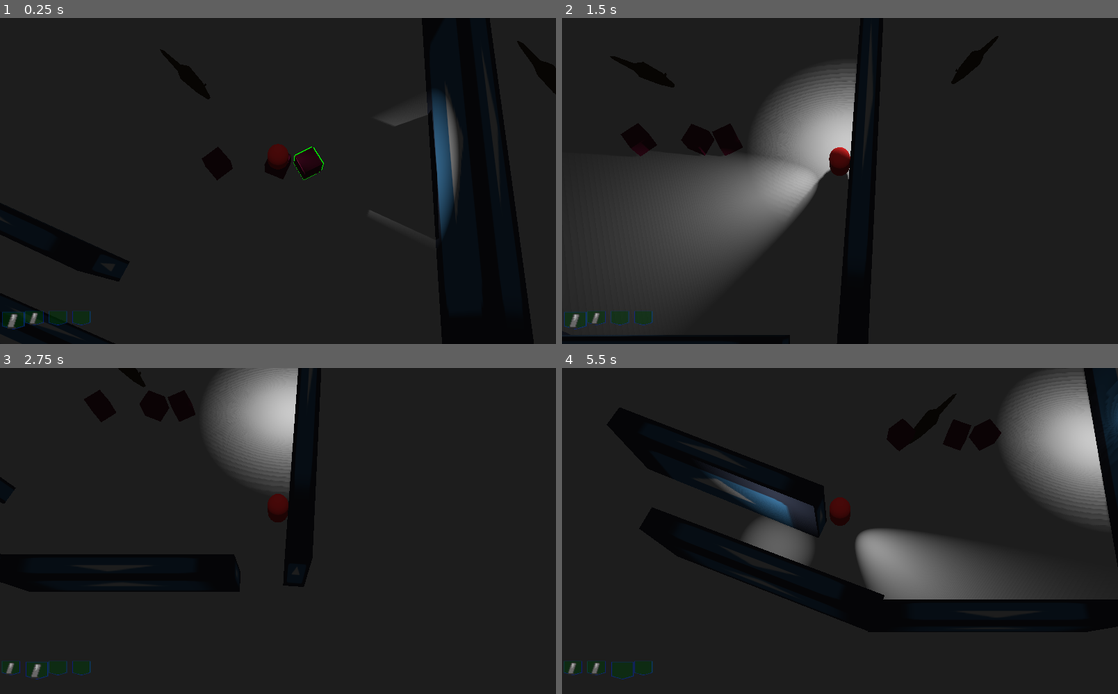
Above: before the commit, frames 1-4 (two rows, left to right).
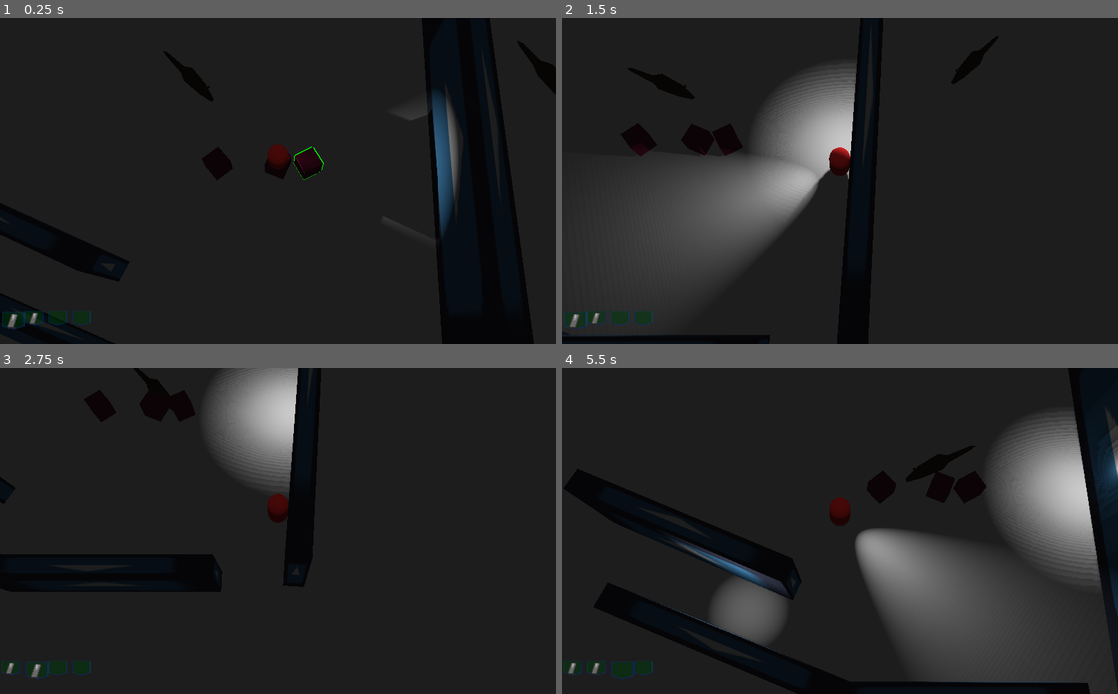
Above: after the commit, the same moments.

Repository: ghfox/overhead3dconv
Game: Godot game, scene res://Scn/Room.tscn
Same seed, same stepped clock (60 frames per second), same inputs: the game is played once before the commit and once after it. The engine's default icon, where the game draws it, is replaced by a stand-in: a white triangle on a blue panel in a dark square.
Inputs (mouse positions are in pixels of both pictures, inside the frame that each line leads up to):
- Up to frame 1 (0.25 s): no input
- Up to frame 2 (1.5 s): move the mouse to (962, 164) at 0.52 s; hold D 0.53-1.28 s; click (962, 164) at 0.6 s; move the mouse to (728, 197) at 1.27 s; hold S from 1.28 s (still down); tap Shift (focus_ability) at 1.35 s
- Up to frame 3 (2.75 s): move the mouse to (333, 459) at 2.02 s; release S at 2.03 s; hold D from 2.03 s (still down); tap Tab (next_pocket) at 2.1 s
- Up to frame 4 (5.5 s): move the mouse to (812, 596) at 2.77 s; release D at 2.78 s; hold W 2.78-3.53 s; tap E (pickup) at 2.85 s; click (812, 596) at 2.92 s; move the mouse to (1006, 579) at 3.52 s; hold A 3.53-5.03 s; click (1006, 579) at 3.6 s; move the mouse to (673, 482) at 4.27 s; tap Shift (focus_ability) at 4.35 s; move the mouse to (867, 531) at 5.02 s; hold S from 5.03 s (still down); tap Tab (next_pocket) at 5.1 s; click (867, 531) at 5.17 s

The runs differ from the first frame. In frame 1, 0.2% of the frame differs, in the area x 28-79%, y 9-64%; in frame 2, 0.4%; in frame 3, 0.3%; in frame 4, 24%, in the area x 13-100%, y 0-97%.

Commit message:
hacky alerted state

Diff:
--- a/Classes/Enemy.gd
+++ b/Classes/Enemy.gd
@@ -4,7 +4,7 @@
 
 var health = 10
 var walk = 1
-var run = 3
+var run = 5
 var circleToLunge = true	#Does circling close or maintain dist?
 var circleDist = 3			#Dist to circle at
 var maxCircleDist = 5		#Maximum distance while circling
@@ -30,13 +30,15 @@
 func _process(delta):
 	if(!isAlive):
 		return
-	if isAlerted():
-		alerted.call_funcv([delta])
 	if isSpotted():
 		if isCharged(spottedLoc):
 			charged.call_funcv([delta])
 			return
 		spotted.call_funcv([delta])
+		return
+	if isAlerted():
+		alerted.call_funcv([delta])
+		return
 	if isIdle():
 		idle.call_funcv([delta])
 		return
@@ -67,6 +69,7 @@
 					closest = tempDist
 	if(current != null):
 		spottedLoc = current.translation
+		alertLoc = spottedLoc
 	else:
 		spottedLoc = null
 
@@ -97,43 +100,43 @@
 func wait():
 	speed = 0
 
-func meander(delta):
+func meander(_delta):
 	speed = walk
 	targetLoc = randomLoc
 
-func patrol(delta):
+func patrol(_delta):
 	pass
 
-func hunt(delta):
+func hunt(_delta):
 	speed = run
 	targetLoc = alertLoc
 
-func approach(delta):
+func approach(_delta):
 	speed = walk
 	targetLoc = alertLoc
 
-func flee(delta):
+func flee(_delta):
 	pass
 
-func charge(delta):
+func charge(_delta):
 	speed = run
 	targetLoc = spottedLoc
 
-func maintain(delta):
+func maintain(_delta):
 	speed = 0
 	targetLoc = spottedLoc
 
-func circle(delta):
+func circle(_delta):
 	flankRight = randi()%2==1
 	if(circleToLunge):
 		speed = run
 	else:
 		speed = walk
 
-func lunge(delta):
+func lunge(_delta):
 	pass
 
-func withdraw(delta):
+func withdraw(_delta):
 	pass
 
 func turnTowards(targetVec, delta):
--- a/Scn/Creatures/Rat_small.gd
+++ b/Scn/Creatures/Rat_small.gd
@@ -5,8 +5,15 @@
 	pass # Replace with function body.
 
 func pulse():
+	if(!isAlive):
+		return
 	randomLoc = to_global(Vector3(10-randi()%20,0,10-randi()%20))
 	$Timer.start(3+(randi()%5))
+	if(isAlerted()):
+		print(translation.distance_to(alertLoc))
+	if (isAlerted() && translation.distance_to(alertLoc) < 5):
+		alertLoc = null
+		print("spotted reset")
 
 
 func _on_Timer_timeout():
--- a/Scn/Room.tscn
+++ b/Scn/Room.tscn
@@ -36,7 +36,7 @@
 [node name="Wall" type="Spatial" parent="."]
 
 [node name="Wall" parent="Wall" instance=ExtResource( 2 )]
-transform = Transform( 10, 0, 0, 0, 3, 0, 0, 0, 1, 0, 2.93764, 19.507 )
+transform = Transform( 10, 0, 0, 0, 3, 0, 0, 0, 1, -1.77967, 2.93764, 19.507 )
 
 [node name="Wall2" parent="Wall" instance=ExtResource( 2 )]
 transform = Transform( 9.32935, 0, -0.360046, 0, 4, 0, 3.60046, 0, 0.932935, -18.8796, 3.86466, 15.8929 )
@@ -66,7 +66,7 @@
 [node name="LayerUnMod" type="CanvasLayer" parent="."]
 
 [node name="Rat_Small" parent="." instance=ExtResource( 3 )]
-transform = Transform( 1, 0, 0, 0, 1, 0, 0, 0, 1, -10.3548, 0, -10.8946 )
+transform = Transform( 1, 0, 0, 0, 1, 0, 0, 0, 1, -10.355, 0, -10.895 )
 
 [node name="Rat_Small2" parent="." instance=ExtResource( 3 )]
 transform = Transform( 1, 0, 0, 0, 1, 0, 0, 0, 1, 29.65, 0, -10.8946 )
--- a/Scr/Player.gd
+++ b/Scr/Player.gd
@@ -18,6 +18,7 @@
 	$Camera.set_as_toplevel(true)
 	HUD = get_node("GUI/HUD")
 	Inventory.player = self
+	move_lock_y = true
 
 	#ItemPick test garbage
 	var new
